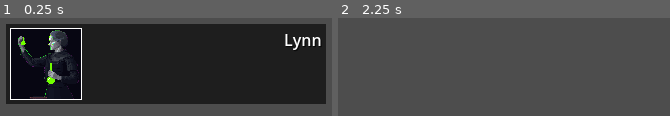
Above: before the commit, frames 1-2 (left to right).
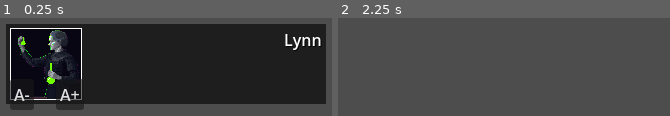
Above: after the commit, the same moments.

Repository: Angelogvr/Hackathon-SEDCITEC
Game: Godot game, scene res://entidades/dialog_scream.tscn
The game is run twice, just before and just after one commit, with the same random seed, the same clock (stepped at 60 frames per second) and the same inputs. This scene is started directly instead of the project's main scene.
Inputs (mouse positions are in pixels of both pictures, inside the frame that each line leads up to):
- Up to frame 1 (0.25 s): no input
- Up to frame 2 (2.25 s): click (361, 94) at 0.5 s, where only the run after the commit has a clickable "A-"; click (407, 94) at 1.25 s, where only the run after the commit has a clickable "A+"; tap Enter at 2 s; hold D (move_right) from 2.03 s (still down); hold F (interact) from 2.03 s (still down)

The runs differ from the first frame. In frame 1, 1.7% of the frame differs, in the area x 3-26%, y 62-94%; in frame 2, nothing differs.
Error before the commit: Out of bounds get index '0' (on base: 'Dictionary') (res://scripts/dialog_scream.gd:78)
Error after the commit: Out of bounds get index '0' (on base: 'Dictionary') (res://scripts/dialog_scream.gd:103)

Commit message:
Acessibilidade_Botões

Diff:
--- a/scripts/dialog_scream.gd
+++ b/scripts/dialog_scream.gd
@@ -21,11 +21,36 @@
 @export var _dialog: RichTextLabel = null
 @export var _faceset: TextureRect = null
 
+const _TAMANHO_MIN := 6
+const _TAMANHO_MAX := 30
+static var _tamanho_fonte: int = 10
+static var _carregado := false
+const _ARQUIVO := "user://config.cfg"
+
+static func _carregar_tamanho() -> void:
+	var cfg := ConfigFile.new()
+	if cfg.load(_ARQUIVO) == OK:
+		_tamanho_fonte = cfg.get_value("texto", "tamanho_fonte", 10)
+
+
+static func _salvar_tamanho() -> void:
+	var cfg := ConfigFile.new()
+	cfg.set_value("texto", "tamanho_fonte", _tamanho_fonte)
+	cfg.save(_ARQUIVO)
 
 func _ready() -> void:
-	_dialog.add_theme_font_size_override("normal_font_size", 10)
-	_name.add_theme_font_size_override("font_size", 12)
+	if not _carregado:
+		_carregar_tamanho()
+		_carregado = true
+	_aplicar_tamanho()
+	_criar_botoes_fonte()
 	_initialize_dialog()
+
+
+func _mudar_fonte(passo: int) -> void:
+	_tamanho_fonte = clampi(_tamanho_fonte + passo, _TAMANHO_MIN, _TAMANHO_MAX)
+	_aplicar_tamanho()
+	_salvar_tamanho()
 
 
 func _process(delta: float) -> void:
@@ -127,3 +152,23 @@
 func finalizar_stream() -> void:
 	_stream_ativo = false
 	_aguardando_resposta = false
+
+
+func _criar_botoes_fonte() -> void:
+	var menos := Button.new()
+	menos.text = "A-"
+	menos.focus_mode = Control.FOCUS_NONE
+	menos.position = Vector2(4, 55)
+	menos.pressed.connect(_mudar_fonte.bind(-2))
+	add_child(menos)
+
+	var mais := Button.new()
+	mais.text = "A+"
+	mais.focus_mode = Control.FOCUS_NONE
+	mais.position = Vector2(50, 55)
+	mais.pressed.connect(_mudar_fonte.bind(2))
+	add_child(mais)
+
+func _aplicar_tamanho() -> void:
+	_dialog.add_theme_font_size_override("normal_font_size", _tamanho_fonte)
+	_name.add_theme_font_size_override("font_size", _tamanho_fonte + 2)
